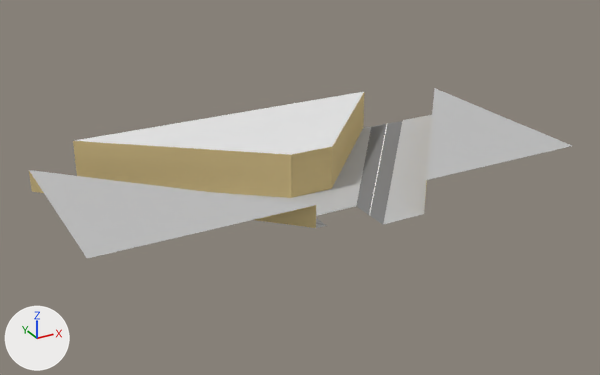
Two versions of the glTF model assets/buildings/capitan_moreno.glb, one commit apart.
One viewpoint serves both versions: a 50 mm lens placed at (-64.8, -105.7, 58.5), pointed at (-4.5, 3.9, 3.7). The lights are fixed; the arrows at lower left show +X, +Y and +Z. The older version comes first. Objects named as collision shapes, trigger or cutter boxes, shadow casters or lower levels of detail are left out. Vertices at exactly the same position are counted once.
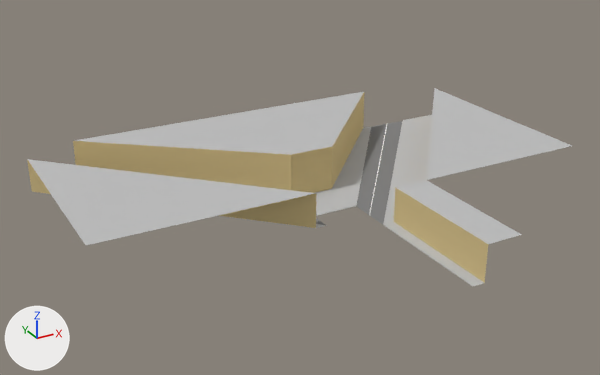
Changed parts and their boxes [x1, y1, x2, y2] in the pictures (600 x 375 px):
'Plane', reshaped (17% taller)
    before: [29, 88, 572, 258]
    after: [27, 88, 572, 287]
part 1 of me_plane, built on
    before: [29, 115, 432, 258]
    after: [27, 115, 522, 287]
part 2 of me_plane, recoloured (white to light grey)
    both: [75, 92, 364, 155]

The change, as a list of edits to the scene's bpy script:
```text
Change me_plane:
    used by ob_plane; location = (0.0, 0.0, 0.0)
    remove me_plane.from_pydata(...)  # 40 vertices, 44 faces; spans x -42.0..44.0, y -8.0..32.0, z 0.0..8.0
    add me_plane.from_pydata(...)  # 46 vertices, 54 faces; spans x -42.0..44.0, y -30.0..32.0, z 0.0..8.0
    me_plane part 1
    2 vertices are removed from x 4.0..32.0, y -4.0..32.0, z 0.0
    6 faces are deleted
    3 vertices in x -42.0..-6.0, y -4.0..32.0, z 4.1 move by (0.0, 0.0, 2.0)
    8 vertices are added at x 4.0..38.0, y -30.0..32.0, z 0.0..6.1
    10 new faces join them, mat_sidewalk (light grey #bfbfbf)
    2 new faces join them, mat_white (white #ffffff)
    4 new faces join them, mat_yellowish (yellow #d8c28a)
    me_plane part 2: 4 faces spanning x -34.0..26.0, y 0.0..32.0, z 0.0..8.0 switch from mat_wall (white #e7e7e7) to mat_sidewalk (light grey #bfbfbf)
```
